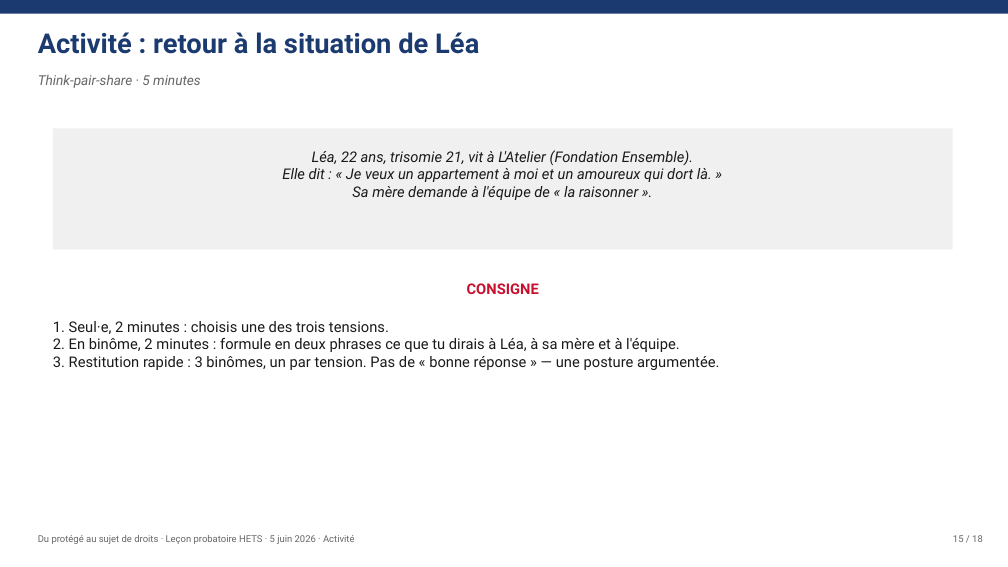
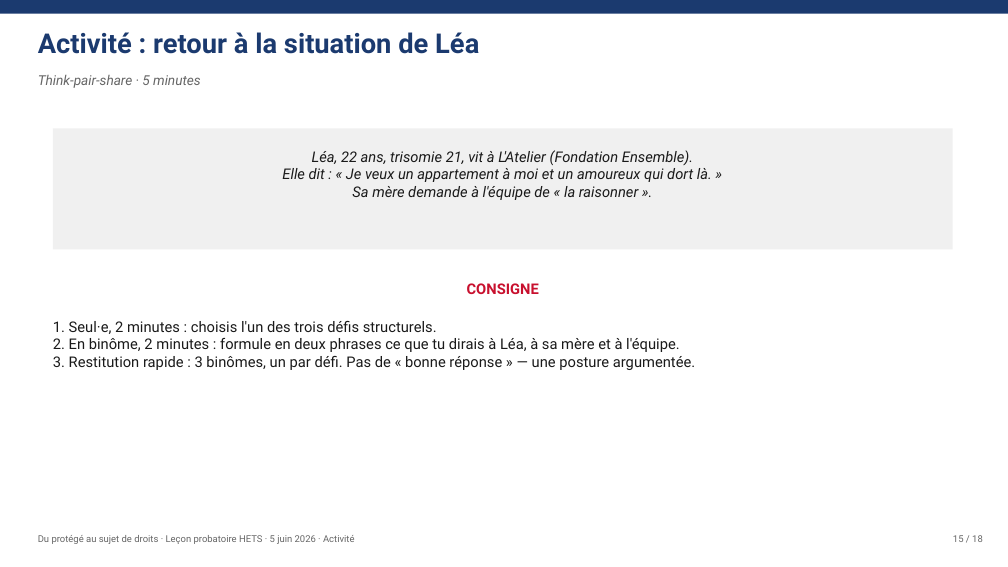
Before and after one commit to pierrebrasseur/cours-handicap-ts, a slide deck: slide 15 of pdfs/Brasseur_lecon_5juin.pptx. Drawn at 1008x567 pixels with LibreOffice and Linux fonts; fonts in the diff are those of the drawing. Boxes give left, top, right and bottom in pixels: in the first picture for what was removed or moved away, otherwise in the second. Text is boxed around its words. In the diff, an @@ line names an element or a change of style, - is before the commit and + after.

```diff
--- a/pdfs/Brasseur_lecon_5juin.pptx
+++ b/pdfs/Brasseur_lecon_5juin.pptx
@@ text at (53,321,437,334): text changed @@
-1. Seul·e, 2 minutes : choisis une des trois tensions.
+1. Seul·e, 2 minutes : choisis l'un des trois défis structurels.
@@ text at (53,356,695,370): text changed @@
-3. Restitution rapide : 3 binômes, un par tension. Pas de « bonne réponse » — une posture argumentée.
+3. Restitution rapide : 3 binômes, un par défi. Pas de « bonne réponse » — une posture argumentée.
```
Also in this commit, not shown: 6 other slides changed, 3 other files.
